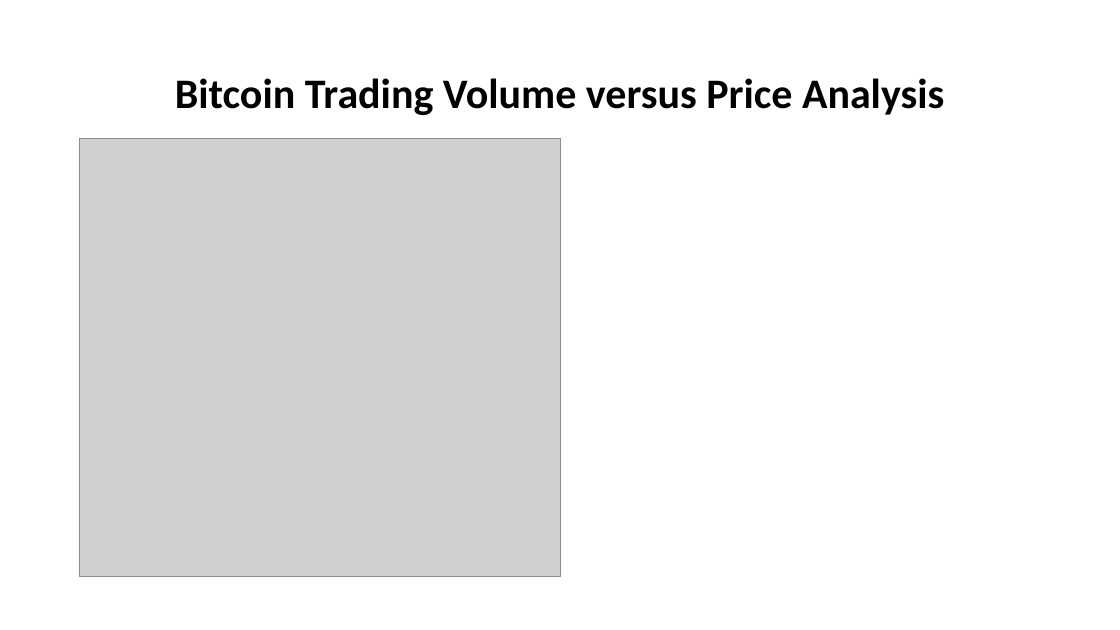
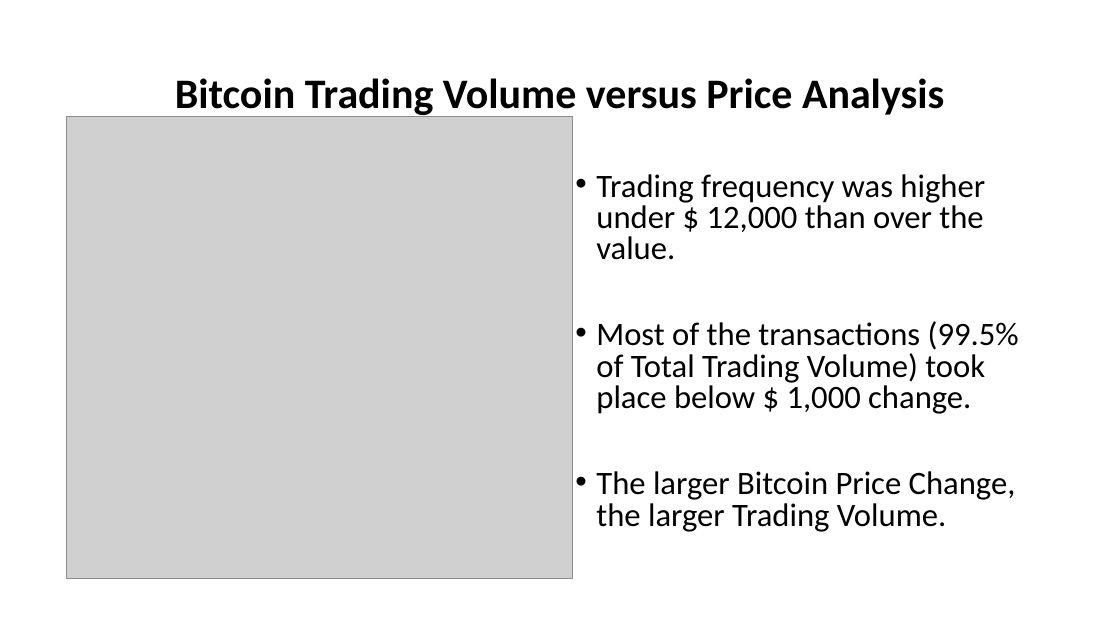
Before and after one commit to sHongJung/DBC_Team, a slide deck: slide 8 of Final/Bitcoin Slides.pptx. Drawn at 1120x630 pixels with LibreOffice and Linux fonts; fonts in the diff are those of the drawing; grey boxes stand for pictures. Boxes give left, top, right and bottom in pixels: in the first picture for what was removed or moved away, otherwise in the second. Text is boxed around its words. In the diff, an @@ line names an element or a change of style, - is before the commit and + after.

```diff
--- a/Final/Bitcoin Slides.pptx
+++ b/Final/Bitcoin Slides.pptx
@@ picture: place and size @@
-picture at bbox=[80, 139, 560, 577]
+picture at bbox=[66, 117, 572, 579]
@@ text added at bbox=[596, 174, 1019, 532], 28 pt, text #000000 @@
+• Trading frequency was higher under $ 12,000 than over the value.
+• Most of the transactions (99.5% of Total Trading Volume) took place below $ 1,000 change.
+• The larger Bitcoin Price Change, the larger Trading Volume.
```
Also in this commit, not shown: 2 other slides changed, 1 other file.
